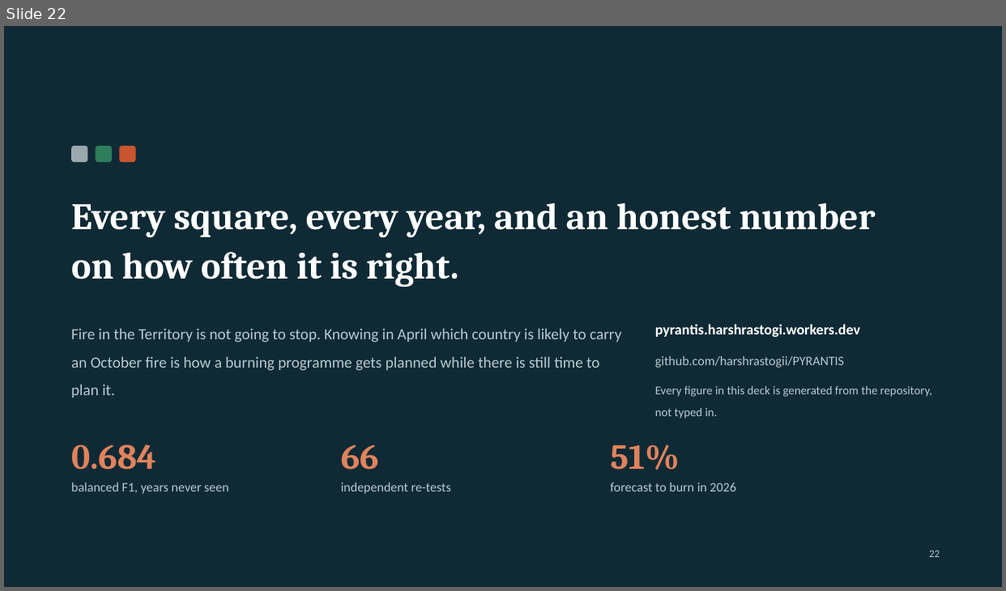
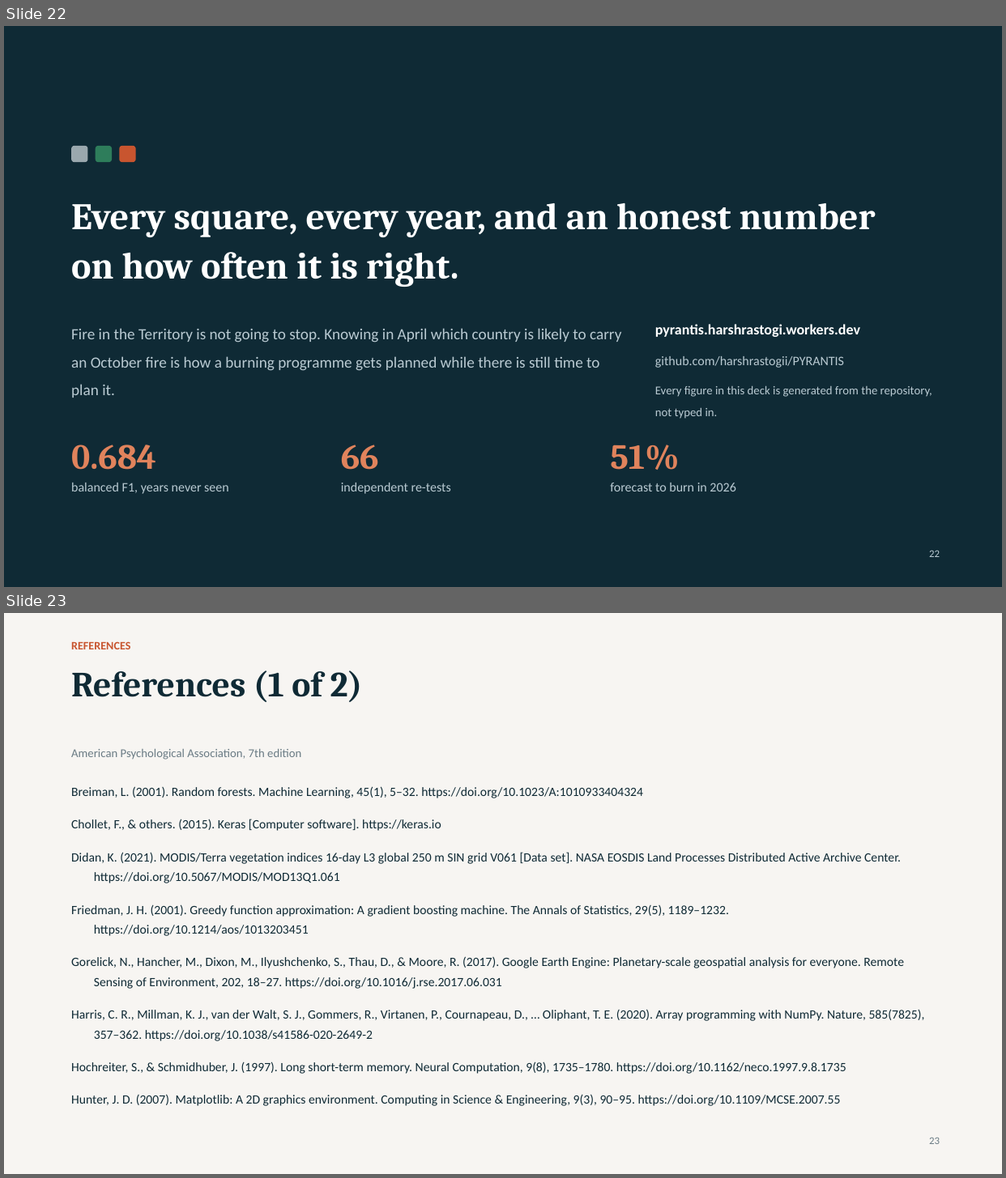
Before and after one commit to harshrastogii/PYRANTIS, a slide deck: reports/PYRANTIS_presentation.pptx. Shown one above the other, each under a label of ours: slide 22 before the commit, slides 22 and 23 after it. The pictures are 1006x591 and 1006x1178 pixels, drawn with LibreOffice and Linux fonts; fonts in the diff are those of the drawing. Boxes give left, top, right and bottom in pixels: in the first picture for what was removed or moved away, otherwise in the second. Text is boxed around its words. In the diff, an @@ line names an element or a change of style, - is before the commit and + after.

Commit message:
put the university cover page and an APA 7 reference list in the deck
The cover carries every field the submission needs, including a line for the
unlisted recording link. References sit at the end where a marker expects them,
with hanging indents set through the paragraph XML that python-pptx does not
expose.

```diff
--- a/reports/PYRANTIS_presentation.pptx
+++ b/reports/PYRANTIS_presentation.pptx
@@ slide 23 added at [4, 613, 1002, 1174], background #F7F5F2 @@
@@ text added at [71, 641, 130, 649], 11 pt, text #C8552F, bold @@
+REFERENCES
@@ text added at [71, 671, 363, 702], 34 pt, text #0F2A35, bold @@
+References (1 of 2)
@@ text added at [71, 749, 301, 760], 11.5 pt, text #6B7C85 @@
+American Psychological Association, 7th edition
@@ text added at [71, 786, 925, 1106], 12.2 pt, text #0F2A35 @@
+Breiman, L. (2001). Random forests. Machine Learning, 45(1), 5–32. https://doi.org/10.1023/A:1010933404324
+Chollet, F., & others. (2015). Keras [Computer software]. https://keras.io
+Didan, K. (2021). MODIS/Terra vegetation indices 16-day L3 global 250 m SIN grid V061 [Data set]. NASA EOSDIS Land Processes Distributed Active Archive Center. https://doi.org/10.5067/MODIS/MOD13Q1.061
+Friedman, J. H. (2001). Greedy function approximation: A gradient boosting machine. The Annals of Statistics, 29(5), 1189–1232. https://doi.org/10.1214/aos/1013203451
+Gorelick, N., Hancher, M., Dixon, M., Ilyushchenko, S., Thau, D., & Moore, R. (2017). Google Earth Engine: Planetary-scale geospatial analysis for everyone. Remote Sensing of Environment, 202, 18–27. https://doi.org/10.1016/j.rse.2017.06.031
+Harris, C. R., Millman, K. J., van der Walt, S. J., Gommers, R., Virtanen, P., Cournapeau, D., … Oliphant, T. E. (2020). Array programming with NumPy. Nature, 585(7825), 357–362. https://doi.org/10.1038/s41586-020-2649-2
+Hochreiter, S., & Schmidhuber, J. (1997). Long short-term memory. Neural Computation, 9(8), 1735–1780. https://doi.org/10.1162/neco.1997.9.8.1735
+Hunter, J. D. (2007). Matplotlib: A 2D graphics environment. Computing in Science & Engineering, 9(3), 90–95. https://doi.org/10.1109/MCSE.2007.55
@@ text added at [929, 1138, 940, 1144], 10 pt, text #6B7C85 @@
+23
```
Also in this commit, not shown: 1 slide changed, 1 other slide added, 6 other files.
